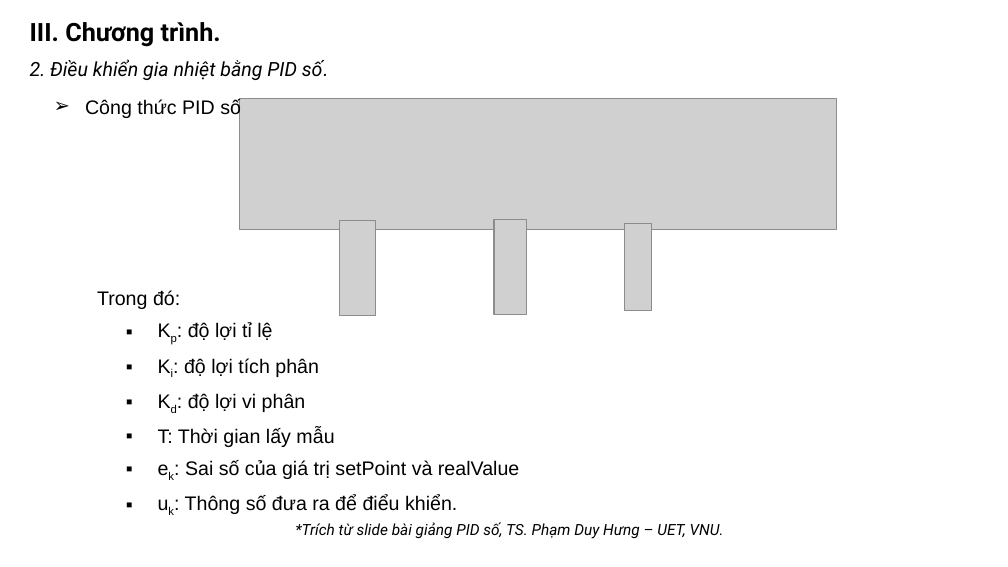
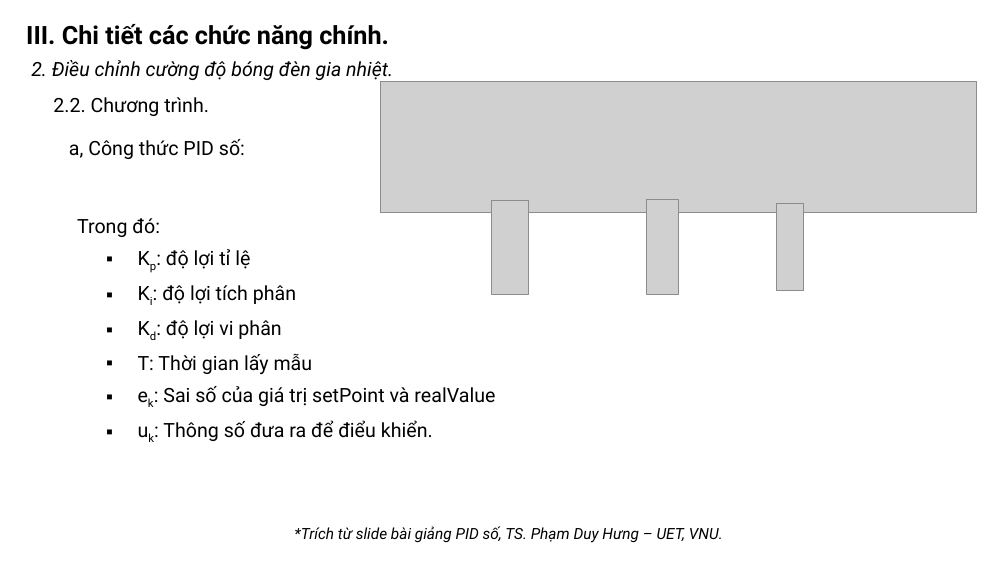
Before and after one commit to khanhnm08/HK_Egg_Incubator, a slide deck: slide 11 of Slide bao cao.pptx (slide 12 before the commit). Drawn at 1008x567 pixels with LibreOffice and Linux fonts; fonts in the diff are those of the drawing; grey boxes stand for pictures. Boxes give left, top, right and bottom in pixels: in the first picture for what was removed or moved away, otherwise in the second. Text is boxed around its words. In the diff, an @@ line names an element or a change of style, - is before the commit and + after.

```diff
--- a/Slide bao cao.pptx
+++ b/Slide bao cao.pptx
@@ text added at bbox=[26, 24, 389, 50], 18 pt, text #000000, bold @@
+III. Chi tiết các chức năng chính.
@@ text at bbox=[31, 60, 393, 82]: text changed @@
-2. Điều khiển gia nhiệt bằng PID số.
+2. Điều chỉnh cường độ bóng đèn gia nhiệt.
@@ picture: place and size @@
-picture at bbox=[240, 99, 837, 230]
+picture at bbox=[380, 82, 977, 213]
@@ text at bbox=[53, 97, 209, 116]: text changed; size 18 to 14 pt; bold off @@
-III. Chương trình.
+2.2. Chương trình.
@@ text at bbox=[69, 139, 245, 159]: text changed; font Arial to Roboto @@
-➢ Công thức PID số
+a, Công thức PID số:
@@ text "Trong đó:": place and size @@
-text "Trong đó:" at bbox=[97, 290, 519, 514]
+text "Trong đó:" at bbox=[77, 218, 495, 441]
@@ text "Trong đó:" at bbox=[77, 218, 495, 441]: font Arial to Roboto @@
@@ 3 pictures: place and size @@
-3 pictures at bbox=[340, 220, 652, 316]
+3 pictures at bbox=[492, 200, 803, 295]
@@ text "*Trích từ slide bài giảng ...": place and size @@
-text "*Trích từ slide bài giảng ..." at bbox=[295, 522, 724, 539]
+text "*Trích từ slide bài giảng ..." at bbox=[294, 526, 723, 543]
```
Also in this commit, not shown: 11 other slides changed, 1 slide added.
